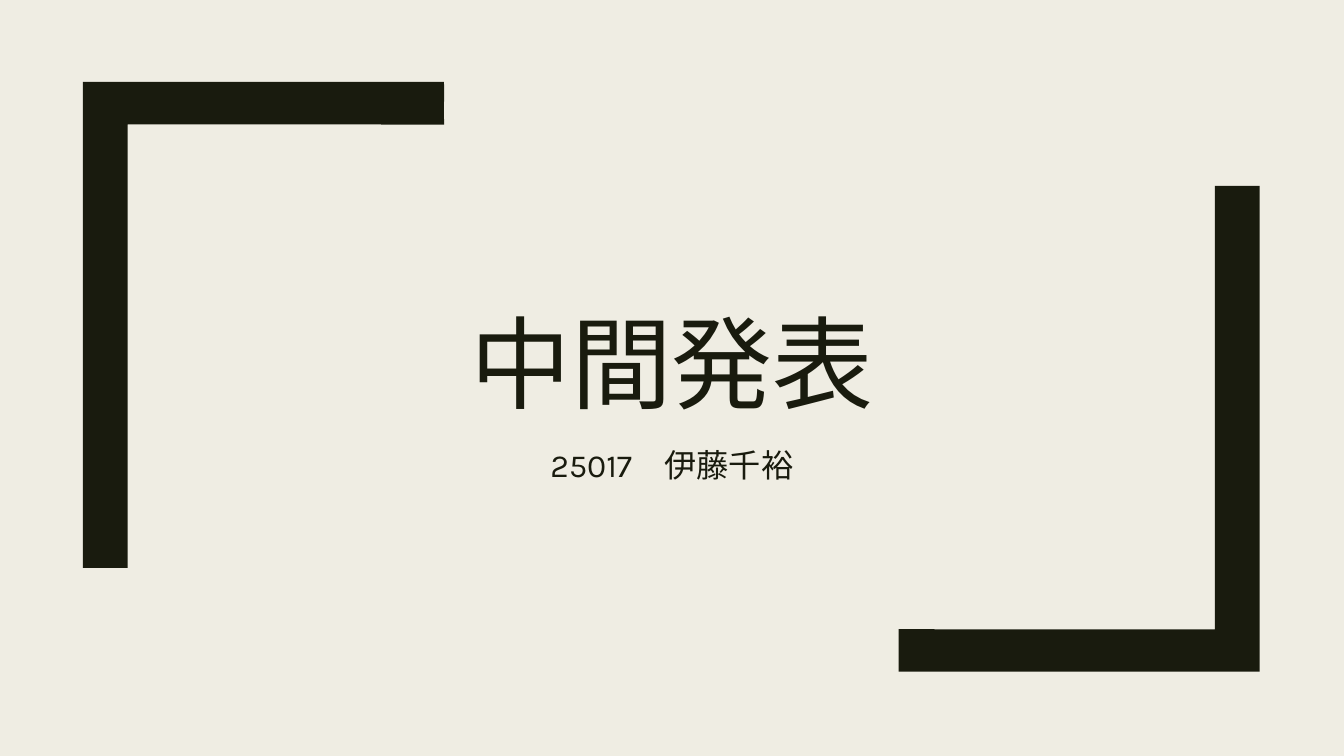
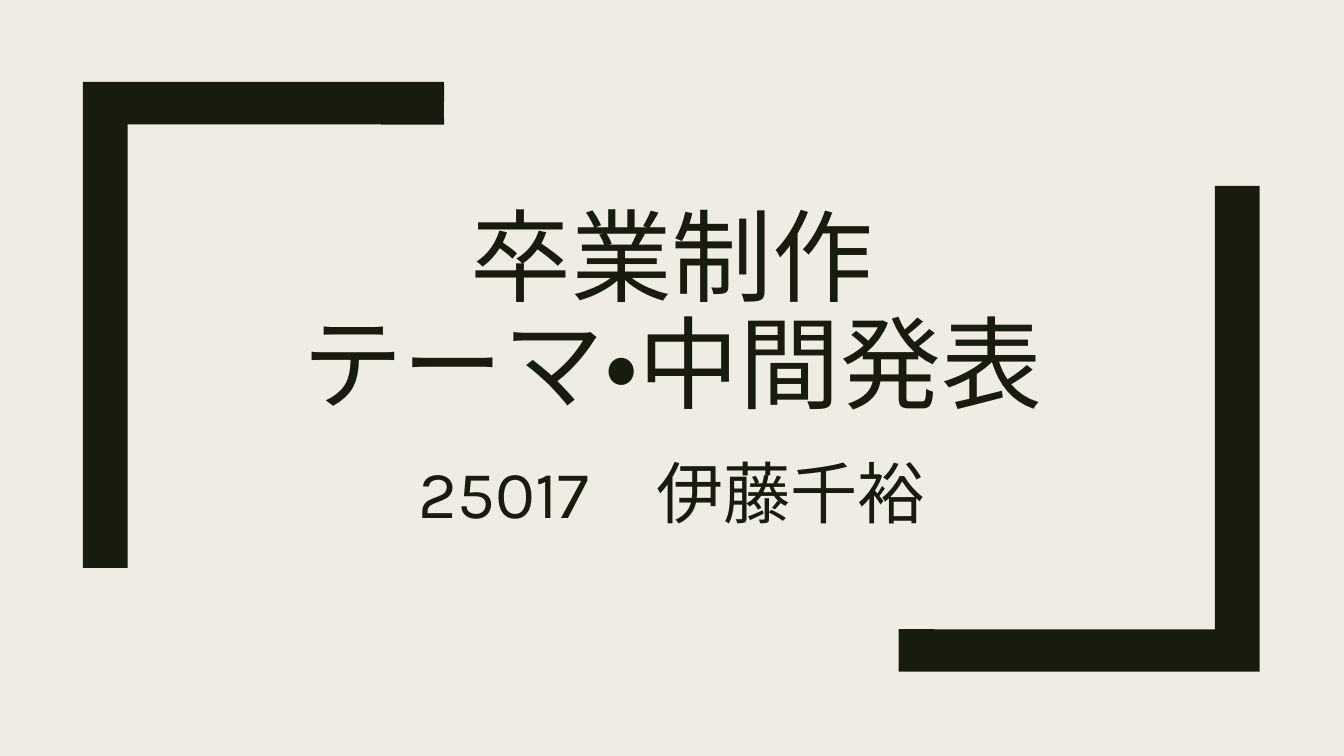
Before and after one commit to kyarame0711/Web, a slide deck: slide 1 of 中間発表.pptx. Drawn at 1344x756 pixels with LibreOffice and Linux fonts; fonts in the diff are those of the drawing. Boxes give left, top, right and bottom in pixels: in the first picture for what was removed or moved away, otherwise in the second. Text is boxed around its words. In the diff, an @@ line names an element or a change of style, - is before the commit and + after.

Commit message:
中間発表制作

```diff
--- a/中間発表.pptx
+++ b/中間発表.pptx
@@ title at [302, 209, 1042, 410]: text changed @@
-中間発表
+卒業制作
+テーマ・中間発表
@@ subtitle "25017 伊藤千裕" at [419, 461, 925, 524]: size 23 to 48 pt @@
```
Also in this commit, not shown: 6 other slides changed, 3 slides added, 1 slide removed, 1 other file.
